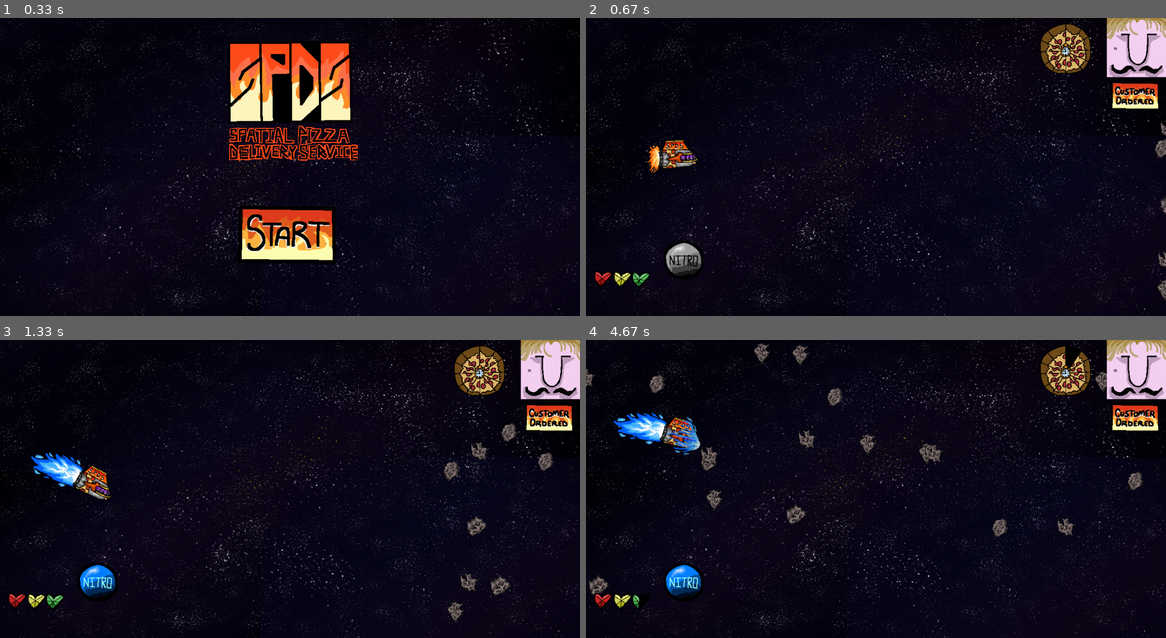
Above: before the commit, frames 1-4 (two rows, left to right).
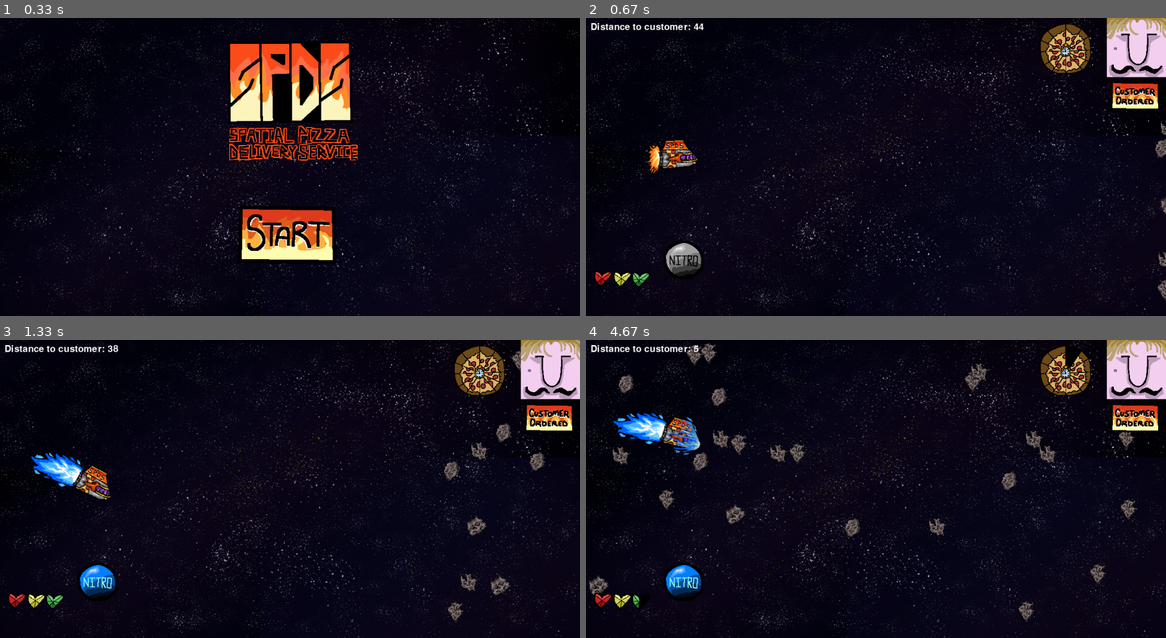
Above: after the commit, the same moments.

Repository: shar1738/SPDS-Pygame
Game: pygame game, started from main.py
Two runs of this game, one before a commit and one after it. Both use one fixed random seed, a clock stepped at 60 frames per second and the inputs below.
Inputs (mouse positions are in pixels of both pictures, inside the frame that each line leads up to):
- Up to frame 1 (0.33 s): no input
- Up to frame 2 (0.67 s): click (876, 92) at 0.38 s
- Up to frame 3 (1.33 s): tap Space at 0.83, 1.23 s; hold Right from 1.17 s (still down)
- Up to frame 4 (4.67 s): tap Space at 1.53, 1.73, 2.57, 2.87, 3.13, 3.47, 3.77, 3.9, 4.3, 4.6 s; release Right at 1.63 s; hold Up 1.67-1.97 s; hold Left 2.5-3.03 s; hold Down 3.07-3.37 s; hold Left 3.4-3.8 s; hold Up 3.83-4.2 s; hold Right from 4.23 s (still down)

Frame 1 is identical in both runs. In frame 2, 0.3% of the frame differs, in the area x 0-21%, y 1-5%; in frame 3, 0.7%; in frame 4, 4.1%, in the area x 0-96%, y 1-95%.

Commit message:
garge scene

Diff:
--- a/Entities/asteroids.py
+++ b/Entities/asteroids.py
@@ -29,10 +29,12 @@
 
         self.asteroid_list  = []
         self.spawn_timer    = 0      # ms until next spawn
-        self.spawn_interval = 200
+        self.spawn_interval = 150
         self.is_inv = IS_INV
         self.inv_timer = 0
         self.ship_health = 150
+        self.can_spawn = True
+
 
     def calc_right(self):
         return S.SCREEN_WIDTH + 50
@@ -54,6 +56,7 @@
                 "hitbox_offset": offset,
             })
 
+
     def calculate_hitbox(self, pos, offset):
         ox, oy, w, h = offset
         return pg.Rect(
@@ -68,7 +71,7 @@
         Advance spawn timer and generate new asteroids as needed.
         """
         self.spawn_timer -= dt
-        if self.spawn_timer <= 0:
+        if self.spawn_timer <= 0 and self.can_spawn == True:
             self.spawn_timer += self.spawn_interval
             self.spawn_rand(1)
 
@@ -112,22 +115,6 @@
                     self.is_inv = True
                     self.inv_timer = 120  # Set invulnerability duration (e.g., 60 frames)
 
-
-                # Game over if health depleted
-                if self.ship_health <= 0:
-                    # Load and blit game over image at center
-                    game_over_img = pg.image.load(
-                        "Assets/images/ui/game_over.png"
-                    ).convert_alpha()
-                    rect = game_over_img.get_rect(
-                        center=(S.SCREEN_WIDTH // 2, S.SCREEN_HEIGHT // 2)
-                    )
-                    screen.blit(game_over_img, rect.topleft)
-                    pg.display.flip()
-                    pg.time.delay(2000)
-                    pg.quit()
-                    sys.exit()
-
                 to_remove.append(a)
                 continue
 
--- a/Scene/exterior_scene.py
+++ b/Scene/exterior_scene.py
@@ -9,7 +9,8 @@
 
 DISTANCE_RATE = 5
 DISTANCE = 0
-DISTANCE_MAX = (1000, 5000)
+DISTANCE_MAX = (25, 100)
+PIZZA_SPEED = 200
 
 
 def load_scaled_image(path, size):
@@ -25,11 +26,29 @@
         self.background = pg.image.load("Assets/images/background.png").convert()
         self.background = pg.transform.scale(self.background, (SCREEN_WIDTH, SCREEN_HEIGHT))
         self.clock = pg.time.Clock()
+        self.distance = random.randint(DISTANCE_MAX[0], DISTANCE_MAX[1])
 
         self.player_ship = Ship(150, 300)
         self.asteroids = Asteroids()
         self.asteroids.spawn_rand(5)
         self.is_inv = IS_INV
+        self.spawn_aster = True
+
+        self.delivered_img  = pg.image.load("Assets/images/ui/garage_(delivered).png").convert_alpha()
+
+        self.delivered_rect = self.delivered_img.get_rect(
+            topright=(SCREEN_WIDTH + 1500, 0)
+        )
+        self.show_delivery = False
+
+
+        self.raw_pizza = pg.image.load("Assets/images/pizza_box.png").convert_alpha()
+        self.pizza_img = pg.transform.scale(self.raw_pizza, (128, 128))
+
+        self.pizza_angle = 0.0
+        self.pizza_rot_speed = 180.0
+        self.pizza_spawned = False    # only spawn once
+        self.pizza_rect = None     # will set later
 
         # Load and scale UI images
         self.health_info = EXT_UI_ELEMENTS["health"]
@@ -37,6 +56,7 @@
         self.costumer_info = EXT_UI_ELEMENTS["costumers"]
         self.costumer_lbl_info = EXT_UI_ELEMENTS["costumer_label"]
         self.pizza_timer_info = EXT_UI_ELEMENTS["pizza_timer"]
+        self.font = pg.font.SysFont(None, 30)
 
         self.ui_health_img = load_scaled_image(self.health_info["paths"][0], self.health_info["size"])
         self.ui_nitro_img = load_scaled_image(self.nitro_info["paths"][0], self.nitro_info["size"])
@@ -67,55 +87,111 @@
         self.ui_nitro_rect = self.ui_nitro_img.get_rect(bottomleft=(self.ui_health_rect.right + 10, SCREEN_HEIGHT - 50))
 
     def update_ui(self):
+        # — health bar as before —
         max_health = 150
         step = 25
-        index = min(len(self.health_info["paths"]) - 1, (max_health - self.player_health) // step)
-        self.ui_health_img = load_scaled_image(self.health_info["paths"][index], self.health_info["size"])
-
-        # Nitro boost status
+        index = min(
+            len(self.health_info["paths"]) - 1,
+            (max_health - self.player_health) // step
+        )
+        self.ui_health_img = load_scaled_image(
+            self.health_info["paths"][index],
+            self.health_info["size"]
+        )
+
+        # — nitro icon as before —
         nitro_index = 1 if self.player_ship.is_boosting else 0
-        self.ui_nitro_img = load_scaled_image(self.nitro_info["paths"][nitro_index], self.nitro_info["size"])
-
-        # Pizza timer countdown
-        elapsed = time.time() - self.pizza_timer_start
-        remaining = max(0, self.pizza_timer_total - elapsed)
-
-        num_progress_frames = len(self.pizza_timer_frames) - 2
-
-        if remaining > 0:
-            percent_complete = 1 - (remaining / self.pizza_timer_total)
-            frame_index = int(percent_complete * num_progress_frames)
-        else:
-            frame_index = len(self.pizza_timer_frames) - 1  # Final frame: run_out.png
-
-        self.current_pizza_timer_img = self.pizza_timer_frames[frame_index]
-
-        # Only reset after fully displaying run_out.png for 1 second
-        if frame_index == len(self.pizza_timer_frames) - 1:
-            if not hasattr(self, "run_out_time"):
-                self.run_out_time = time.time()
-            elif time.time() - self.run_out_time > 1.0:
-                self.pizza_timer_total = random.randint(30, 120)
-                self.pizza_timer_start = time.time()
-                del self.run_out_time
-        elif hasattr(self, "run_out_time"):
-            del self.run_out_time
+        self.ui_nitro_img = load_scaled_image(
+            self.nitro_info["paths"][nitro_index],
+            self.nitro_info["size"]
+        )
+
+        # — only update the pizza timer if we haven’t arrived yet —
+        if self.distance > 0:
+            # Pizza timer countdown
+            elapsed   = time.time() - self.pizza_timer_start
+            remaining = max(0, self.pizza_timer_total - elapsed)
+
+            num_progress_frames = len(self.pizza_timer_frames) - 2
+
+            if remaining > 0:
+                percent_complete = 1 - (remaining / self.pizza_timer_total)
+                frame_index      = int(percent_complete * num_progress_frames)
+            else:
+                frame_index = len(self.pizza_timer_frames) - 1
+
+            self.current_pizza_timer_img = self.pizza_timer_frames[frame_index]
+
+            # run-out hold and game-over logic
+            if frame_index == len(self.pizza_timer_frames) - 1:
+                if not hasattr(self, "run_out_time"):
+                    self.run_out_time = time.time()
+                elif time.time() - self.run_out_time > 1.0:
+                    if not hasattr(self, "has_game_ended"):
+                        self.has_game_ended = True
+                        self.game_over()
+            else:
+                if hasattr(self, "run_out_time"):
+                    del self.run_out_time
+
+
+
+    def game_over(self):
+        game_over_img = pg.image.load("Assets/images/ui/game_over.png").convert_alpha()
+        rect = game_over_img.get_rect(center=(SCREEN_WIDTH // 2, SCREEN_HEIGHT // 2))
+        self.screen.blit(game_over_img, rect.topleft)
+        pg.display.flip()
+        pg.time.delay(2000)
+        pg.quit()
+        sys.exit()
+
+    def garage_spawn(self):
+        garage_img = pg.image.load("Assets/images/ui/garage_(delivered).png").convert_alpha()
+        rect = garage_img.get_rect(topright = (SCREEN_WIDTH - 100, SCREEN_HEIGHT))
+        self.screen.blit(garage_img, rect.topleft)
+        pg.display.flip()
 
     def run(self):
         while True:
-            dt = self.clock.tick(FPS)
+            # dt in milliseconds
+            dt_ms = self.clock.tick(FPS)
+            # convert to seconds
+            dt = dt_ms / 1000.0
+
             for e in pg.event.get():
                 if e.type == pg.QUIT:
                     pg.quit()
                     sys.exit()
 
+            # update ship & asteroids
             keys = pg.key.get_pressed()
             self.player_ship.update(keys)
-            self.asteroids.update(dt)
-
+
+            if self.spawn_aster == False:
+                self.asteroids.update(dt_ms) == False
+            else:
+                self.asteroids.update(dt_ms)
+
+            # health check
             self.player_health = self.asteroids.ship_health
+            if self.player_health <= 0:
+                self.game_over()
+
+            # --- distance countdown ---
+            # base rate per second, doubled when boosting
+            rate = DISTANCE_RATE * (2 if self.player_ship.is_boosting else 1)
+            # subtract distance this frame
+            self.distance = max(0, self.distance - rate * dt)
+
+            if self.distance <= 0:
+                self.asteroids.can_spawn = False
+                if not self.show_delivery:
+                    self.show_delivery = True
+
+            # update UI (timer, health bar, etc.)
             self.update_ui()
 
+            # draw everything
             self.screen.blit(self.background, (0, 0))
             self.player_ship.draw(self.screen)
             self.asteroids.update_and_draw(self.screen, self.player_ship)
@@ -126,7 +202,72 @@
             self.screen.blit(self.costumer_lbl_img, self.costumer_lbl_rect)
             self.screen.blit(self.current_pizza_timer_img, self.pizza_timer_rect)
 
+             # — draw distance text in top-left —
+            dist_text = f"Distance to customer: {int(self.distance)}"
+            text_surf = self.font.render(dist_text, True, (255, 255, 255))
+            self.screen.blit(text_surf, (10, 10))
+
+            if self.player_ship.is_boosting:
+                DELIVER_SPEED * 5
+            else:
+                DELIVER_SPEED = 100
+
+            if self.show_delivery:
+                # — 1) slide the garage into view —
+                if self.delivered_rect.right > SCREEN_WIDTH:
+                    self.delivered_rect.x -= DELIVER_SPEED * dt
+                else:
+                    # clamp exactly at the edge
+                    self.delivered_rect.right = SCREEN_WIDTH
+
+                    # — 2) once garage is fully in, spawn pizza at ship —
+                    if not self.pizza_spawned:
+                        # draw call already happened, so rect is up to date
+                        ship_center     = self.player_ship.rect.center
+                        self.pizza_rect = self.pizza_img.get_rect(center=ship_center)
+                        self.pizza_spawned = True
+
+                # blit the garage
+                self.screen.blit(self.delivered_img, self.delivered_rect)
+
+
+                if self.pizza_spawned:
+                    # Set target destination for the pizza
+                    target_x, target_y = SCREEN_WIDTH - 700, SCREEN_HEIGHT - 500
+                    self.target_xy = (target_x, target_y)
+
+                    # Get current pizza center
+                    px, py = self.pizza_rect.center
+
+                    # Calculate direction vector toward target
+                    dx = target_x - px
+                    dy = target_y - py
+                    distance = (dx**2 + dy**2) ** 0.5
+
+                    if distance > 5:
+                        # Normalize and move pizza
+                        dx /= distance
+                        dy /= distance
+                        self.pizza_rect.x += dx * PIZZA_SPEED * dt
+                        self.pizza_rect.y += dy * PIZZA_SPEED * dt
+                    else:
+                        # Snap to target when close
+                        self.pizza_rect.center = self.target_xy
+                        self.pizza_rot_speed = 0
+
+                    # Spin the pizza
+                    self.pizza_angle = (self.pizza_angle + self.pizza_rot_speed * dt) % 360
+                    rotated = pg.transform.rotozoom(self.pizza_img, self.pizza_angle, 1.0)
+                    rot_rect = rotated.get_rect(center=self.pizza_rect.center)
+                    self.screen.blit(rotated, rot_rect.topleft)
+
+
+
+
+
+
             pg.display.flip()
+
 
 
 if __name__ == "__main__":
Binary file added: Assets/images/pizza_box.PNG
Binary file added: Assets/images/ui/garage_(delivered).PNG
